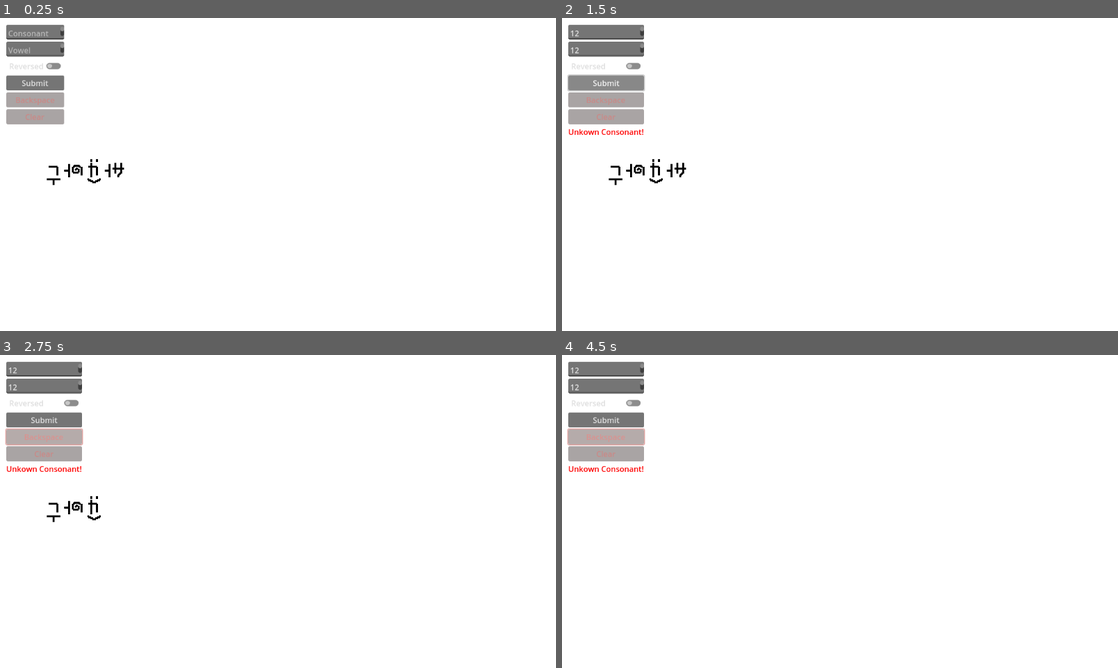
Above: before the commit, frames 1-4 (two rows, left to right).
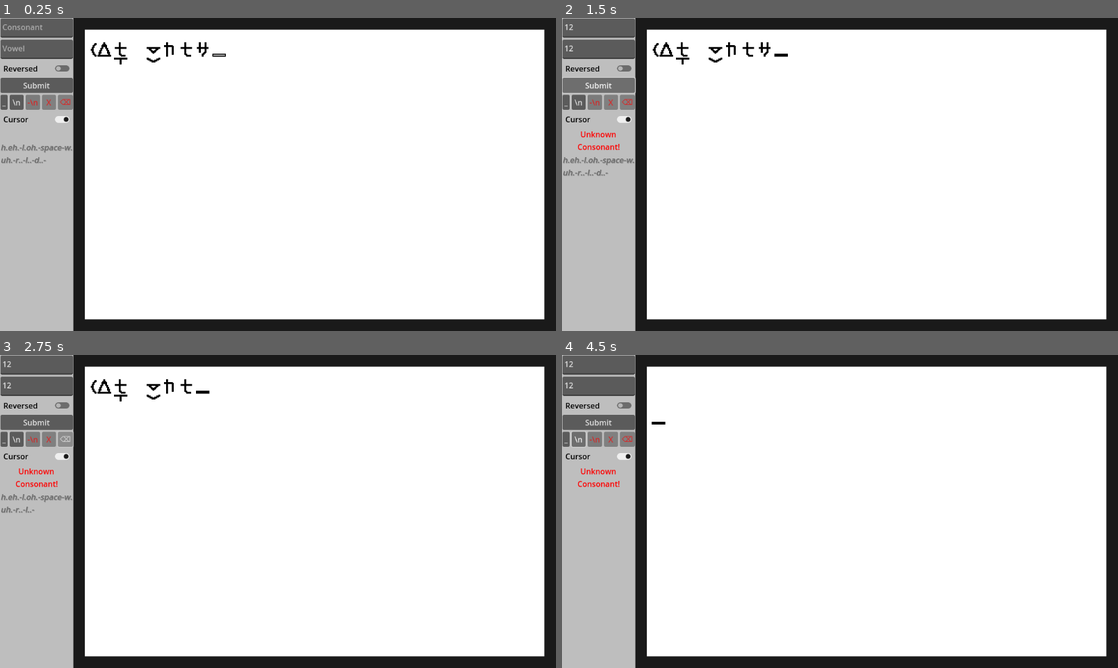
Above: after the commit, the same moments.

Repository: wosly2/stailo-editor
Game: Godot game, scene res://main.tscn
Two runs of this game, one before a commit and one after it. Both use one fixed random seed, a clock stepped at 60 frames per second and the inputs below.
Inputs (mouse positions are in pixels of both pictures, inside the frame that each line leads up to):
- Up to frame 1 (0.25 s): no input
- Up to frame 2 (1.5 s): click (595, 33) at 0.52 s; type "12" at 0.6 s; click (595, 49) at 0.75 s; type "12" at 0.83 s; click "Submit" at 1.25 s
- Up to frame 3 (2.75 s): click "Backspace" (after the commit: "⌫") at 2 s
- Up to frame 4 (4.5 s): click (567, 439) at 2.75 s, where only the run after the commit has a clickable "_"; click "Clear" (after the commit: "X") at 3.5 s; click (578, 439) at 4.25 s, where only the run after the commit has a clickable "\n"

The runs differ from the first frame. In frame 1, 24% of the frame differs, in the area x 0-100%, y 0-100%; in frame 2, 24%; in frame 3, 24%; in frame 4, 23%.

Commit message:
enhanced editor + newlines
added:
* better editor ui
* support for multiple lines and creating new lines
* creating strings to represent the characters
* added character `ng` to character list
* improved space logic

Diff:
--- a/character.gd
+++ b/character.gd
@@ -4,16 +4,17 @@
 	"consonant": "g",
 	"vowel": "ee",
 	"reverse": true,
+	"is_space": false,
 }
 
-func format(character=character):
-	$Consonant.animation = character["consonant"]
-	$Vowel.animation = character["vowel"]
+func format(char=character):
+	$Consonant.animation = char["consonant"]
+	$Vowel.animation = char["vowel"]
 	$Reverse.hide()
-	if character["reverse"]:
+	if char["reverse"]:
 		$Reverse.show()
 	$Reverse.position = $VowelTop.position
-	var vowel = character["vowel"]
+	var vowel = char["vowel"]
 	if vowel in ["ih", "ai"]:
 		$Vowel.position = $VowelTop.position
 		$Reverse.position = $ReverseTop.position
--- a/character.tscn
+++ b/character.tscn
@@ -410,12 +410,13 @@
 }]
 
 [node name="Character" type="Node2D"]
+z_index = 4
 scale = Vector2(2, 2)
 script = ExtResource("1_2qjlm")
 
 [node name="Consonant" type="AnimatedSprite2D" parent="."]
 sprite_frames = SubResource("SpriteFrames_kwfhr")
-animation = &"dh"
+animation = &"ng"
 
 [node name="Reverse" type="Sprite2D" parent="."]
 position = Vector2(0, -14)
--- a/main.gd
+++ b/main.gd
@@ -25,7 +25,7 @@
 	"=":"dh",
 	"[":"sh",
 	"]":"ch",
-	"\\":"",
+	"*":"ng",
 }
 
 var vowels = {
@@ -38,36 +38,48 @@
 	"7":"ih",
 	"8":"eh",
 	"9":"uh",
-	"0":""
+	"0":"",
 }
 
-var text = [
-	{"consonant":"s", "vowel":"oh", "reverse":false},
-	{"consonant":"@", "vowel":"ee", "reverse":false},
-	{"consonant":"r", "vowel":"uh", "reverse":true},
-	{"consonant":"d", "vowel":"ee", "reverse":false},
+@onready var body = [
+	[
+		$TextStart.global_position,
+		[
+			{"consonant":"h", "vowel":"eh", "reverse":false, "is_space":false}, # heh
+			{"consonant":"l", "vowel":"oh", "reverse":false, "is_space":false}, # loh
+			{"consonant":"", "vowel":"", "reverse":false, "is_space":true}, # space
+			{"consonant":"w", "vowel":"uh", "reverse":false, "is_space":false}, # wuh
+			{"consonant":"r", "vowel":"", "reverse":false, "is_space":false}, # r
+			{"consonant":"l", "vowel":"", "reverse":false, "is_space":false}, # l
+			{"consonant":"d", "vowel":"", "reverse":false, "is_space":false}, # d
+		]
+	]
 ]
 
 func get_length(character) -> int:
 	return 32 + (16 if character["vowel"] in ["ae", "ah"] else 0)
 
-func render_text(text, render_pos=$TextStart.global_position) -> Vector2:
+func render_text(body):
+	$GUI/Output.text = body_to_text(body)
 	for child in $Characters.get_children():
-		child.queue_free()
-		print("Removed child fromm Characters")
-	for character in text:
-		var char_scene = character_prefab.instantiate()
-		char_scene.character = character
-		$Characters.add_child(char_scene)
-		render_pos.x += (16 if character["vowel"] in ["eh", "ee"] else 0)
-		char_scene.global_position = render_pos
-		render_pos.x += get_length(character) + 2
-		print("Added character "+str(character)+" at ", render_pos)
-	return render_pos
+			child.queue_free()
+			#print("Removed child from Characters")
+	for text in body:
+		var render_pos = text[0]
+		for character in text[1]:
+			var char_scene = character_prefab.instantiate()
+			char_scene.character = character
+			$Characters.add_child(char_scene)
+			render_pos.x += (16 if character["vowel"] in ["eh", "ee"] else 0)
+			char_scene.global_position = render_pos
+			render_pos.x += get_length(character) + 2
+			#print("Added character "+str(character)+" at ", render_pos)
+		$Cursor.global_position = render_pos
 
 func _ready() -> void:
-	render_text(text)
+	render_text(body)
 	$GUI/Error.text = ""
+	$Cursor/AnimatedSprite2D.play()
 
 func _on_submit_pressed() -> void:
 	var cons = $GUI/Consonant.text
@@ -75,24 +87,68 @@
 	var rev = $GUI/Reverse.is_pressed()
 	if cons in consonants.values():
 		if vowl in vowels.values():
-			text.append({
+			body[-1][1].append({
 				"consonant":cons,
 				"vowel":vowl,
-				"reverse":rev
+				"reverse":rev,
+				"is_space":false,
 			})
 			$GUI/Error.text = ""
 		else:
 			$GUI/Error.text = "Unknown Vowel!"
 	else:
-		$GUI/Error.text = "Unkown Consonant!"
-	render_text(text)
+		$GUI/Error.text = "Unknown Consonant!"
+	render_text(body)
 
 
 func _on_backspace_pressed() -> void:
-	text.remove_at(len(text)-1)
-	render_text(text)
+	body[-1][1].remove_at(len(body[-1][1])-1)
+	render_text(body)
+
+func _on_clear_pressed() -> void:
+	body[-1][1] = []
+	render_text(body)
+
+func _on_newline_pressed() -> void:
+	body.append([Vector2(body[-1][0].x, body[-1][0].y + 64), []])
+	render_text(body)
+
+func _on_subtract_line_pressed() -> void:
+	if not len(body[-1][1]) > 0:
+		body.remove_at(len(body)-1)
+		$GUI/Error.text = ""
+		render_text(body)
+	else:
+		$GUI/Error.text = "This line has text!"
+
+func body_to_text(body) -> String:
+	var output = ""
+	for i in range(len(body)):
+		for j in range(len(body[i][1])):
+			var char = body[i][1][j]
+			var cout = char["consonant"]+"."+char["vowel"]+(".rev" if char["reverse"] else ".")
+			if char["is_space"]:
+				cout = "space"
+			output += cout
+			if i < len(body[i][1][j])-1:
+				output += "-"
+		if i < len(body)-1:
+			output += "\n"
+	return output
 
 
-func _on_clear_pressed() -> void:
-	text = []
-	render_text(text)
+func _on_use_cursor_toggled(toggled_on: bool) -> void:
+	if toggled_on:
+		$Cursor.show()
+	else:
+		$Cursor.hide()
+
+
+func _on_add_space_pressed() -> void:
+	body[-1][1].append({
+		"consonant":"",
+		"vowel":"",
+		"reverse":false,
+		"is_space":true,
+	})
+	render_text(body)
--- a/main.tscn
+++ b/main.tscn
@@ -1,65 +1,172 @@
-[gd_scene load_steps=4 format=3 uid="uid://dxkg1p83sggvd"]
+[gd_scene load_steps=9 format=3 uid="uid://dxkg1p83sggvd"]
 
 [ext_resource type="Script" path="res://main.gd" id="1_yj6gf"]
 [ext_resource type="PackedScene" uid="uid://cvwnak3p5merd" path="res://character.tscn" id="2_rs3c0"]
+[ext_resource type="Texture2D" uid="uid://khkucfl8rupi" path="res://symbolatlas.png" id="3_p0i2y"]
+
+[sub_resource type="FontVariation" id="FontVariation_d0pfx"]
+variation_transform = Transform2D(1, 0.2, 0, 1, 0, 0)
 
 [sub_resource type="BoxMesh" id="BoxMesh_poa2u"]
+
+[sub_resource type="AtlasTexture" id="AtlasTexture_rxwrs"]
+atlas = ExtResource("3_p0i2y")
+region = Rect2(80, 64, 16, 16)
+
+[sub_resource type="AtlasTexture" id="AtlasTexture_g5lno"]
+atlas = ExtResource("3_p0i2y")
+region = Rect2(80, 80, 16, 16)
+
+[sub_resource type="SpriteFrames" id="SpriteFrames_5xngs"]
+animations = [{
+"frames": [{
+"duration": 1.0,
+"texture": SubResource("AtlasTexture_rxwrs")
+}, {
+"duration": 1.0,
+"texture": SubResource("AtlasTexture_g5lno")
+}],
+"loop": true,
+"name": &"default",
+"speed": 2.0
+}]
 
 [node name="Main" type="Node2D"]
 script = ExtResource("1_yj6gf")
 character_prefab = ExtResource("2_rs3c0")
 
 [node name="GUI" type="VBoxContainer" parent="."]
-z_index = 1
-offset_left = 13.0
-offset_top = 14.0
-offset_right = 133.0
-offset_bottom = 247.0
+top_level = true
+z_index = 5
+offset_left = 1.0
+offset_top = 1.0
+offset_right = 151.0
+offset_bottom = 628.0
 
 [node name="Consonant" type="TextEdit" parent="GUI"]
+custom_minimum_size = Vector2(0, 40)
 layout_mode = 2
-size_flags_vertical = 3
 placeholder_text = "Consonant"
 
 [node name="Vowel" type="TextEdit" parent="GUI"]
+custom_minimum_size = Vector2(0, 40)
 layout_mode = 2
-size_flags_vertical = 3
 placeholder_text = "Vowel"
 
 [node name="Reverse" type="CheckButton" parent="GUI"]
 layout_mode = 2
+theme_override_colors/font_hover_pressed_color = Color(0, 0, 0, 1)
+theme_override_colors/font_hover_color = Color(0, 0, 0, 1)
+theme_override_colors/font_pressed_color = Color(0, 0, 0, 1)
+theme_override_colors/font_focus_color = Color(0, 0, 0, 1)
+theme_override_colors/font_color = Color(0, 0, 0, 1)
 text = "Reversed"
 
 [node name="Submit" type="Button" parent="GUI"]
 layout_mode = 2
-size_flags_vertical = 3
 text = "Submit"
 
-[node name="Backspace" type="Button" parent="GUI"]
-modulate = Color(1, 0.541176, 0.52549, 0.627451)
+[node name="HBoxContainer" type="HBoxContainer" parent="GUI"]
 layout_mode = 2
-text = "Backspace"
 
-[node name="Clear" type="Button" parent="GUI"]
-modulate = Color(1, 0.541176, 0.52549, 0.627451)
+[node name="AddSpace" type="Button" parent="GUI/HBoxContainer"]
 layout_mode = 2
-text = "Clear"
+text = "_"
+
+[node name="Newline" type="Button" parent="GUI/HBoxContainer"]
+layout_mode = 2
+size_flags_horizontal = 3
+text = "\\n"
+
+[node name="SubtractLine" type="Button" parent="GUI/HBoxContainer"]
+modulate = Color(1, 1, 1, 0.682353)
+layout_mode = 2
+size_flags_horizontal = 3
+theme_override_colors/font_color = Color(1, 0, 0, 1)
+text = "-\\n"
+
+[node name="Clear" type="Button" parent="GUI/HBoxContainer"]
+modulate = Color(1, 1, 1, 0.627451)
+layout_mode = 2
+size_flags_horizontal = 3
+theme_override_colors/font_color = Color(1, 0, 0, 1)
+text = "X"
+
+[node name="Backspace" type="Button" parent="GUI/HBoxContainer"]
+modulate = Color(1, 1, 1, 0.627451)
+layout_mode = 2
+size_flags_horizontal = 3
+theme_override_colors/font_color = Color(1, 0, 0, 1)
+text = "⌫"
+
+[node name="UseCursor" type="CheckButton" parent="GUI"]
+layout_mode = 2
+theme_override_colors/font_hover_pressed_color = Color(0, 0, 0, 1)
+theme_override_colors/font_hover_color = Color(0, 0, 0, 1)
+theme_override_colors/font_pressed_color = Color(0, 0, 0, 1)
+theme_override_colors/font_focus_color = Color(0, 0, 0, 1)
+theme_override_colors/font_color = Color(0, 0, 0, 1)
+button_pressed = true
+text = "Cursor"
 
 [node name="Error" type="Label" parent="GUI"]
 layout_mode = 2
 theme_override_colors/font_color = Color(1, 0, 0, 1)
+text = "Error Text"
 horizontal_alignment = 1
+autowrap_mode = 3
 
-[node name="Background" type="MeshInstance2D" parent="."]
-position = Vector2(576, 324)
-scale = Vector2(1152, 648)
-mesh = SubResource("BoxMesh_poa2u")
+[node name="Output" type="Label" parent="GUI"]
+layout_mode = 2
+theme_override_colors/font_color = Color(0.40642, 0.40642, 0.40642, 1)
+theme_override_colors/font_shadow_color = Color(0.595154, 0.595154, 0.595154, 1)
+theme_override_fonts/font = SubResource("FontVariation_d0pfx")
+text = "Output Text"
+autowrap_mode = 1
 
 [node name="Characters" type="Node" parent="."]
 
+[node name="Character" parent="Characters" instance=ExtResource("2_rs3c0")]
+position = Vector2(226, 64)
+
 [node name="TextStart" type="Node2D" parent="."]
-position = Vector2(111, 314)
+position = Vector2(200, 64)
+
+[node name="Background3" type="Node" parent="."]
+
+[node name="Sidebar" type="MeshInstance2D" parent="Background3"]
+modulate = Color(0.74558, 0.74558, 0.74558, 1)
+z_index = 1
+position = Vector2(76, 324)
+scale = Vector2(152, 648)
+mesh = SubResource("BoxMesh_poa2u")
+
+[node name="Foreground" type="MeshInstance2D" parent="Background3"]
+position = Vector2(652, 324)
+scale = Vector2(952, 600)
+mesh = SubResource("BoxMesh_poa2u")
+
+[node name="Background" type="MeshInstance2D" parent="Background3"]
+modulate = Color(0.101868, 0.101868, 0.101868, 1)
+z_index = -1
+position = Vector2(638.5, 324)
+scale = Vector2(1027, 648)
+mesh = SubResource("BoxMesh_poa2u")
+
+[node name="Cursor" type="Node2D" parent="."]
+position = Vector2(256, 64)
+
+[node name="AnimatedSprite2D" type="AnimatedSprite2D" parent="Cursor"]
+z_index = 4
+position = Vector2(0, 2)
+scale = Vector2(2, 2)
+sprite_frames = SubResource("SpriteFrames_5xngs")
+frame_progress = 0.169121
 
 [connection signal="pressed" from="GUI/Submit" to="." method="_on_submit_pressed"]
-[connection signal="pressed" from="GUI/Backspace" to="." method="_on_backspace_pressed"]
-[connection signal="pressed" from="GUI/Clear" to="." method="_on_clear_pressed"]
+[connection signal="pressed" from="GUI/HBoxContainer/AddSpace" to="." method="_on_add_space_pressed"]
+[connection signal="pressed" from="GUI/HBoxContainer/Newline" to="." method="_on_newline_pressed"]
+[connection signal="pressed" from="GUI/HBoxContainer/SubtractLine" to="." method="_on_subtract_line_pressed"]
+[connection signal="pressed" from="GUI/HBoxContainer/Clear" to="." method="_on_clear_pressed"]
+[connection signal="pressed" from="GUI/HBoxContainer/Backspace" to="." method="_on_backspace_pressed"]
+[connection signal="toggled" from="GUI/UseCursor" to="." method="_on_use_cursor_toggled"]
--- a/project.godot
+++ b/project.godot
@@ -18,6 +18,7 @@
 
 [display]
 
+window/size/mode=2
 window/stretch/mode="viewport"
 
 [rendering]
Not shown, changed: .gitignore
